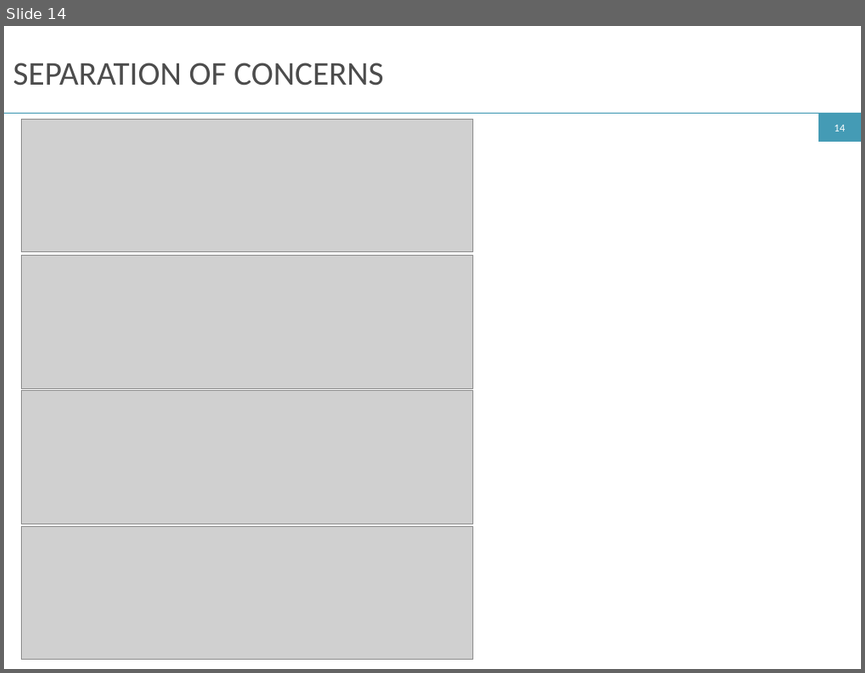
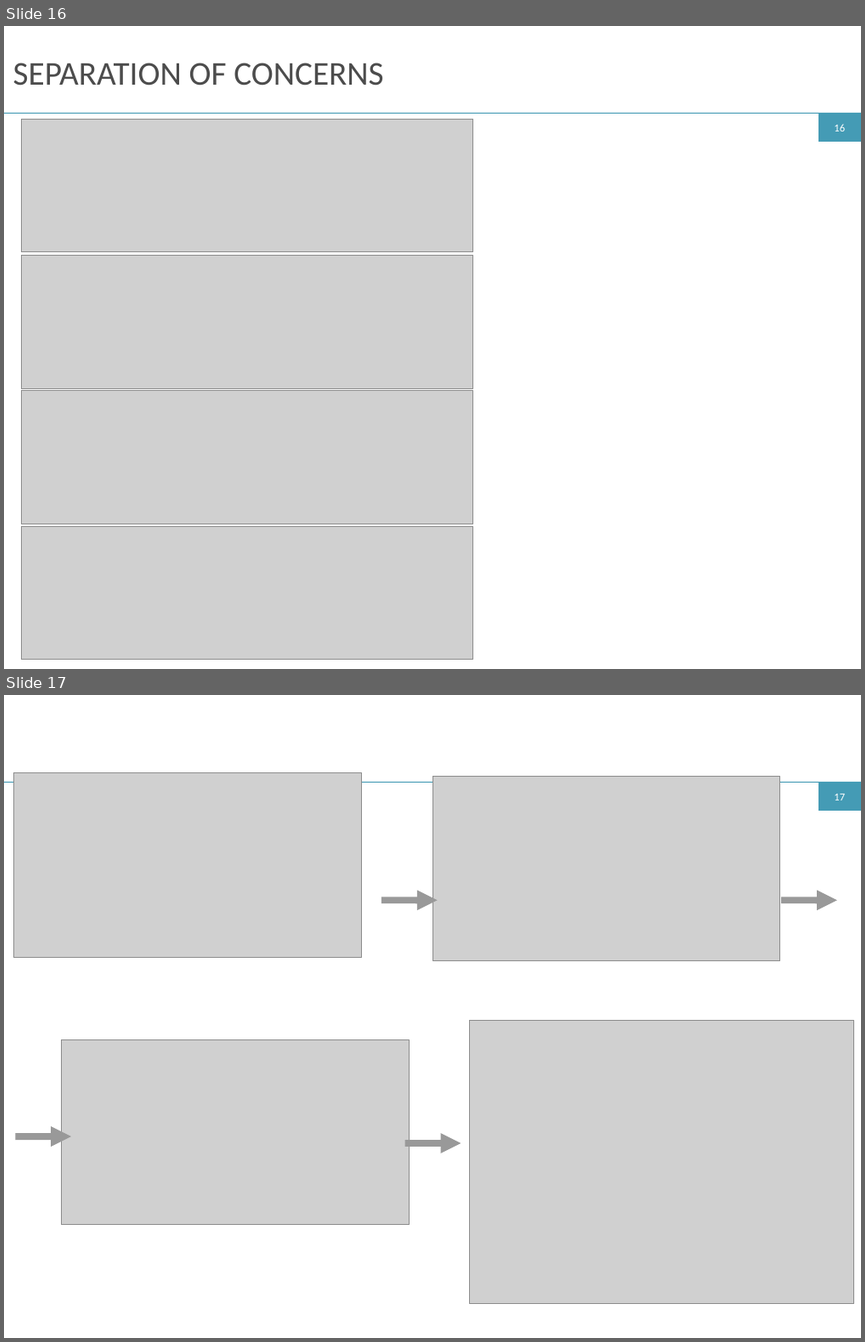
Before and after one commit to ryzhyk/cocoon, a slide deck: doc/netpl16/talk/cocoon.odp. Shown one above the other, each under a label of ours: slide 14 before the commit, slides 16 and 17 after it. The pictures are 865x673 and 865x1342 pixels, drawn with LibreOffice and Linux fonts; fonts in the diff are those of the drawing; grey boxes stand for pictures. Boxes give left, top, right and bottom in pixels: in the first picture for what was removed or moved away, otherwise in the second. Text is boxed around its words. In the diff, an @@ line names an element or a change of style, - is before the commit and + after.

```diff
--- a/doc/netpl16/talk/cocoon.odp
+++ b/doc/netpl16/talk/cocoon.odp
@@ slide 17 added at [4, 695, 861, 1338], background #FFFFFF; not listed: 3 template elements that a slide beside it also shows @@
@@ picture added at [14, 773, 361, 957] @@
@@ picture added at [432, 777, 779, 960] @@
@@ arrow added from (381, 900) to (438, 900), #999999 5.67 pt @@
@@ arrow added from (781, 900) to (837, 900), #999999 5.67 pt @@
@@ picture added at [469, 1021, 854, 1304] @@
@@ picture added at [62, 1039, 409, 1224] @@
@@ arrow added from (15, 1136) to (71, 1136), #999999 5.67 pt @@
@@ arrow added from (405, 1143) to (460, 1143), #999999 5.67 pt @@
@@ what was slide 14 is now slide 16 @@
@@ page number at [834, 124, 845, 131]: text changed @@
-14
+16
```
Also in this commit, not shown: 1 slide changed, 6 other slides added, 4 slides removed, 1 other file.
